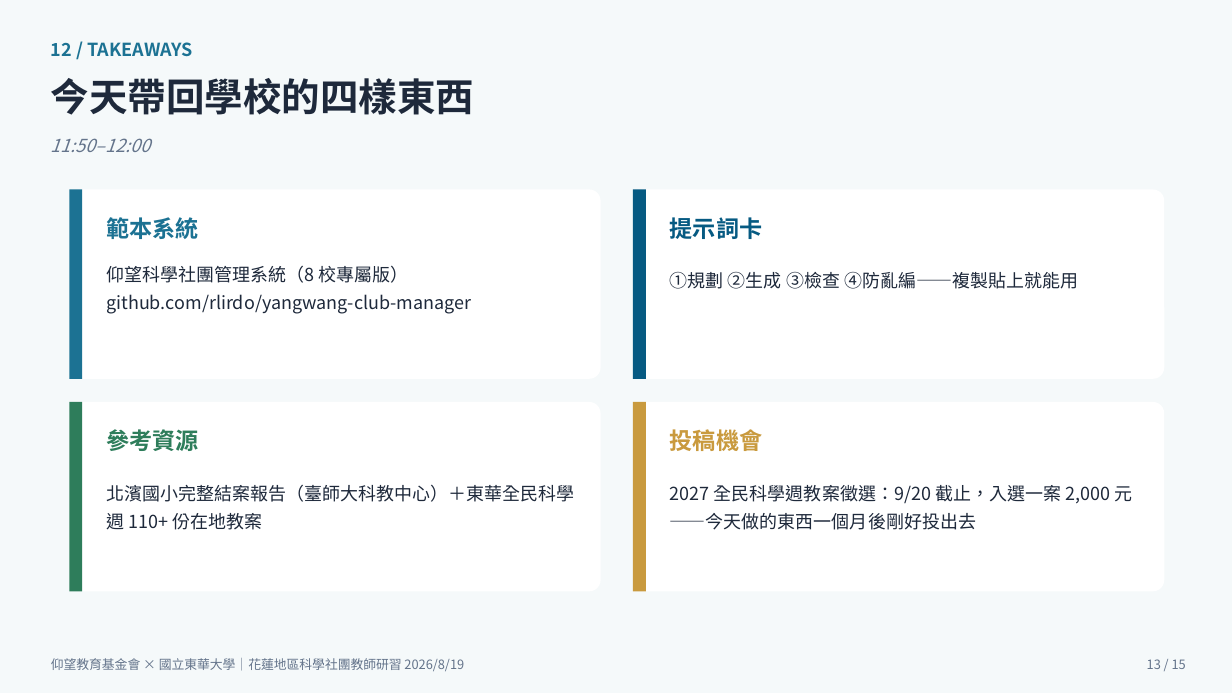
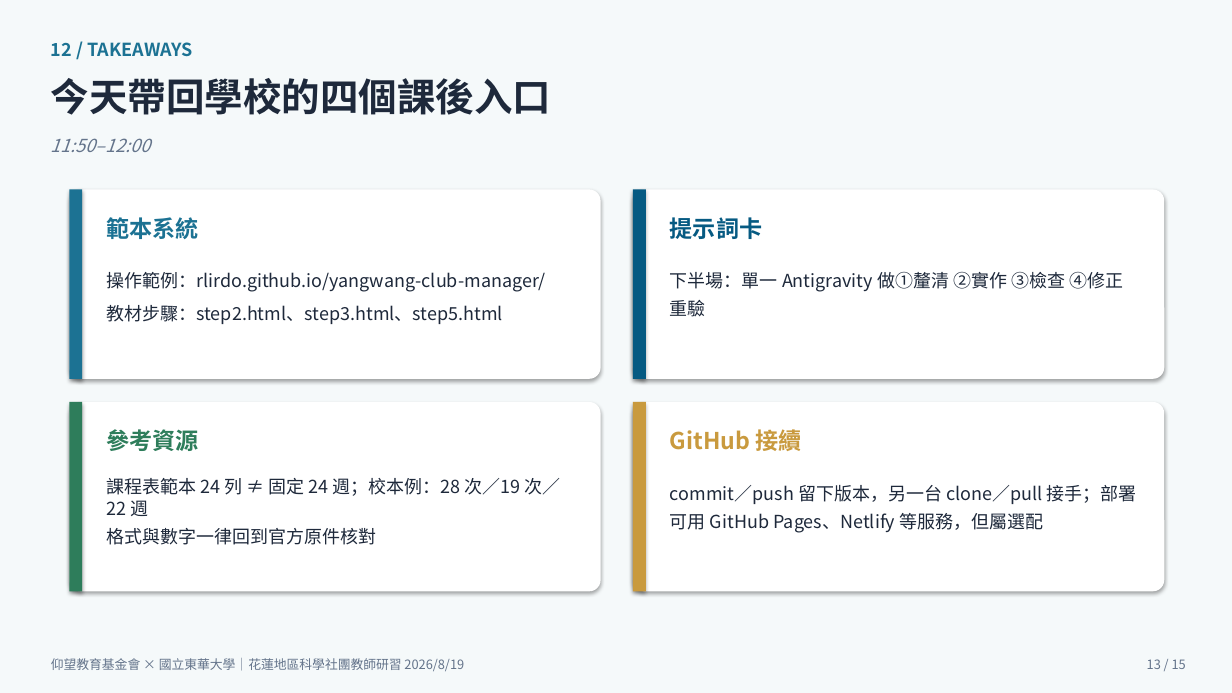
Before and after one commit to cwstedctw/sci-club-toolkit, a slide deck: slide 13 of part2-豐兆/20260819研習主講簡報_回饋單出席核銷_游豐兆.pptx. Drawn at 1232x693 pixels with LibreOffice and Linux fonts; fonts in the diff are those of the drawing. Boxes give left, top, right and bottom in pixels: in the first picture for what was removed or moved away, otherwise in the second. Text is boxed around its words. In the diff, an @@ line names an element or a change of style, - is before the commit and + after.

Commit message:
全教材自學化：補關 3–5、來源與規格範本，並對齊 8/13 定案流程
立霧 8/13 本機修正：16 份 HTML、GitHub 交接鏈、豐兆簡報與安裝講義。未部署。

```diff
--- a/part2-豐兆/20260819研習主講簡報_回饋單出席核銷_游豐兆.pptx
+++ b/part2-豐兆/20260819研習主講簡報_回饋單出席核銷_游豐兆.pptx
@@ text at (51, 78, 551, 115): text changed @@
-今天帶回學校的四樣東西
+今天帶回學校的四個課後入口
@@ text at (106, 272, 545, 324): text changed @@
-仰望科學社團管理系統（8 校專屬版）
-github.com/rlirdo/yangwang-club-manager
+操作範例：rlirdo.github.io/yangwang-club-manager/
+教材步驟：step2.html、step3.html、step5.html
@@ text at (670, 272, 1065, 292): text changed @@
-①規劃 ②生成 ③檢查 ④防亂編——複製貼上就能用
+下半場：單一 Antigravity 做①釐清 ②實作 ③檢查 ④修正重驗
@@ shadow on in 9 elements at (0, 0, 1232, 693), (69, 189, 601, 379), (69, 189, 82, 379), (633, 189, 1165, 379), (633, 189, 646, 379), (69, 402, 601, 592), (69, 402, 82, 592), (633, 402, 1165, 592), (633, 402, 646, 592) @@
@@ text at (670, 426, 802, 455): text changed @@
-投稿機會
+GitHub 接續
@@ text at (106, 478, 561, 545): text changed @@
-北濱國小完整結案報告（臺師大科教中心）＋東華全民科學週 110+ 份在地教案
+課程表範本 24 列 ≠ 固定 24 週；校本例：28 次／19 次／22 週
+格式與數字一律回到官方原件核對
@@ text at (670, 485, 1137, 533): text changed @@
-2027 全民科學週教案徵選：9/20 截止，入選一案 2,000 元——今天做的東西一個月後剛好投出去
+commit／push 留下版本，另一台 clone／pull 接手；部署可用 GitHub Pages、Netlify 等服務，但屬選配
```
Also in this commit, not shown: 14 other slides changed, 33 other files.
